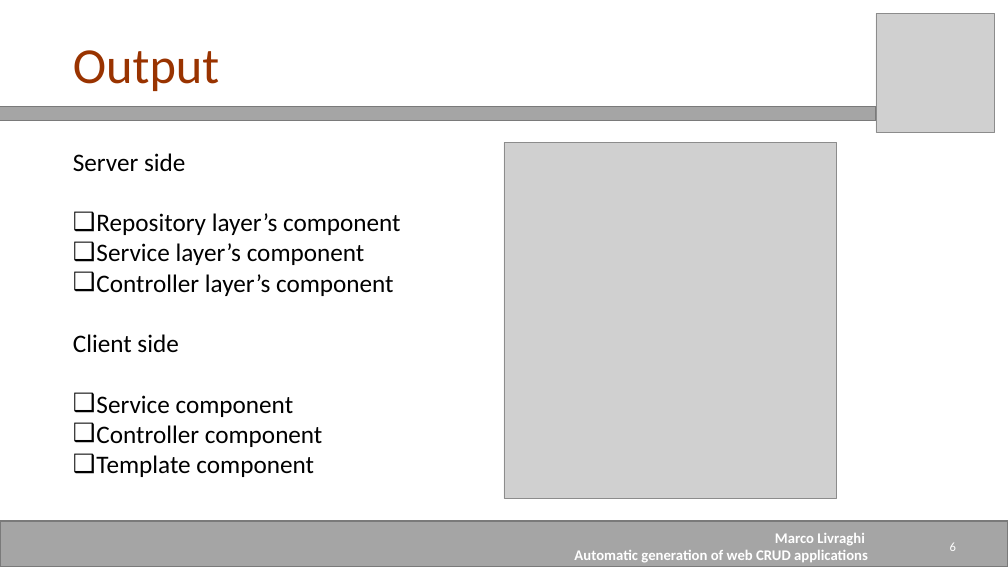
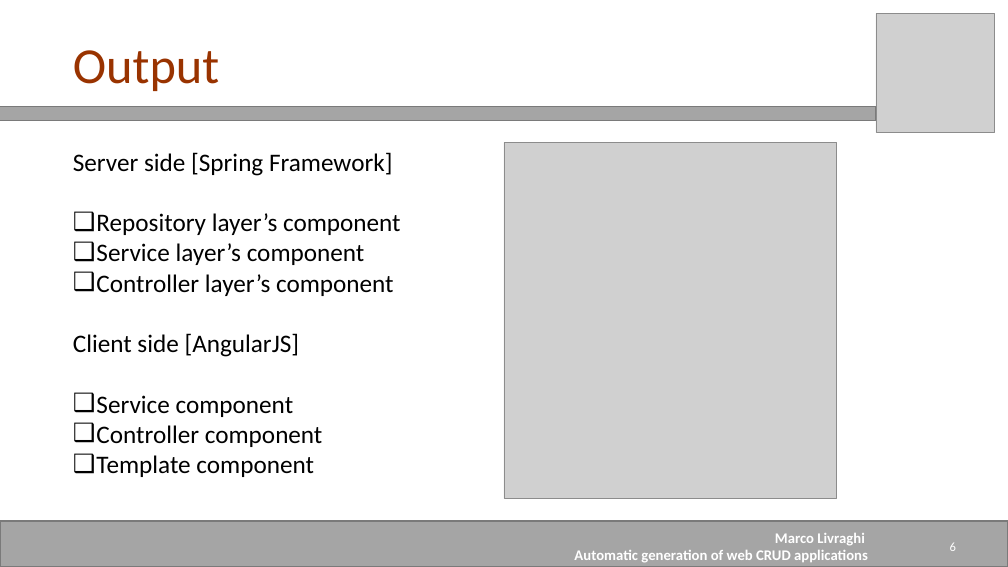
Before and after one commit to mrclivraghi/Anggen, a slide deck: slide 6 of Documentation/Presentation_Livraghi.pptx. Drawn at 1008x567 pixels with LibreOffice and Linux fonts; fonts in the diff are those of the drawing; grey boxes stand for pictures. Boxes give left, top, right and bottom in pixels: in the first picture for what was removed or moved away, otherwise in the second. Text is boxed around its words. In the diff, an @@ line names an element or a change of style, - is before the commit and + after.

```diff
--- a/Documentation/Presentation_Livraghi.pptx
+++ b/Documentation/Presentation_Livraghi.pptx
@@ text at bbox=[73, 152, 392, 176]: text changed @@
-Server side
+Server side [Spring Framework]
@@ text at bbox=[73, 333, 299, 357]: text changed @@
-Client side
+Client side [AngularJS]
```
Also in this commit, not shown: 2 other slides changed, 1 other file.
